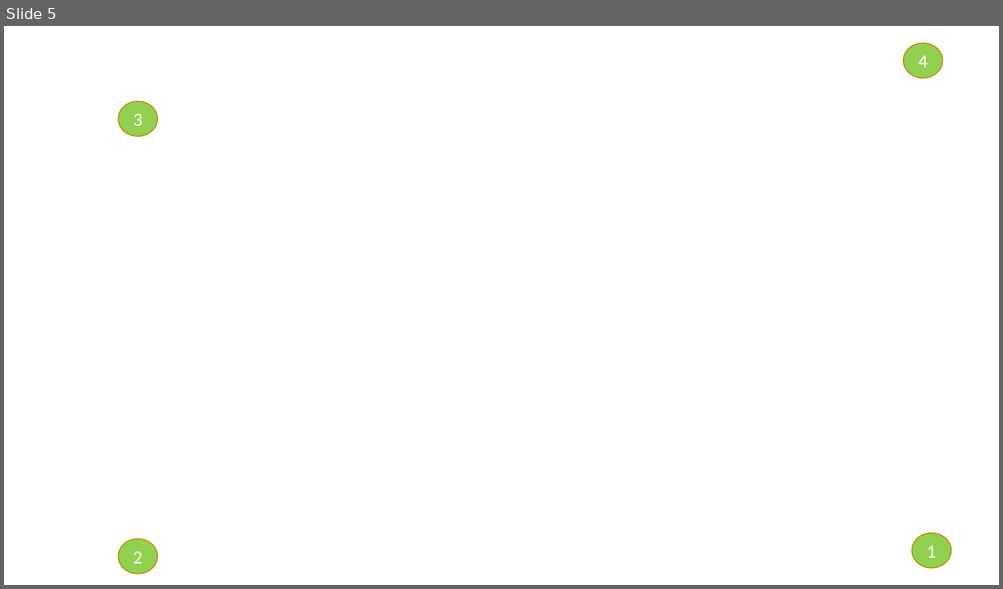
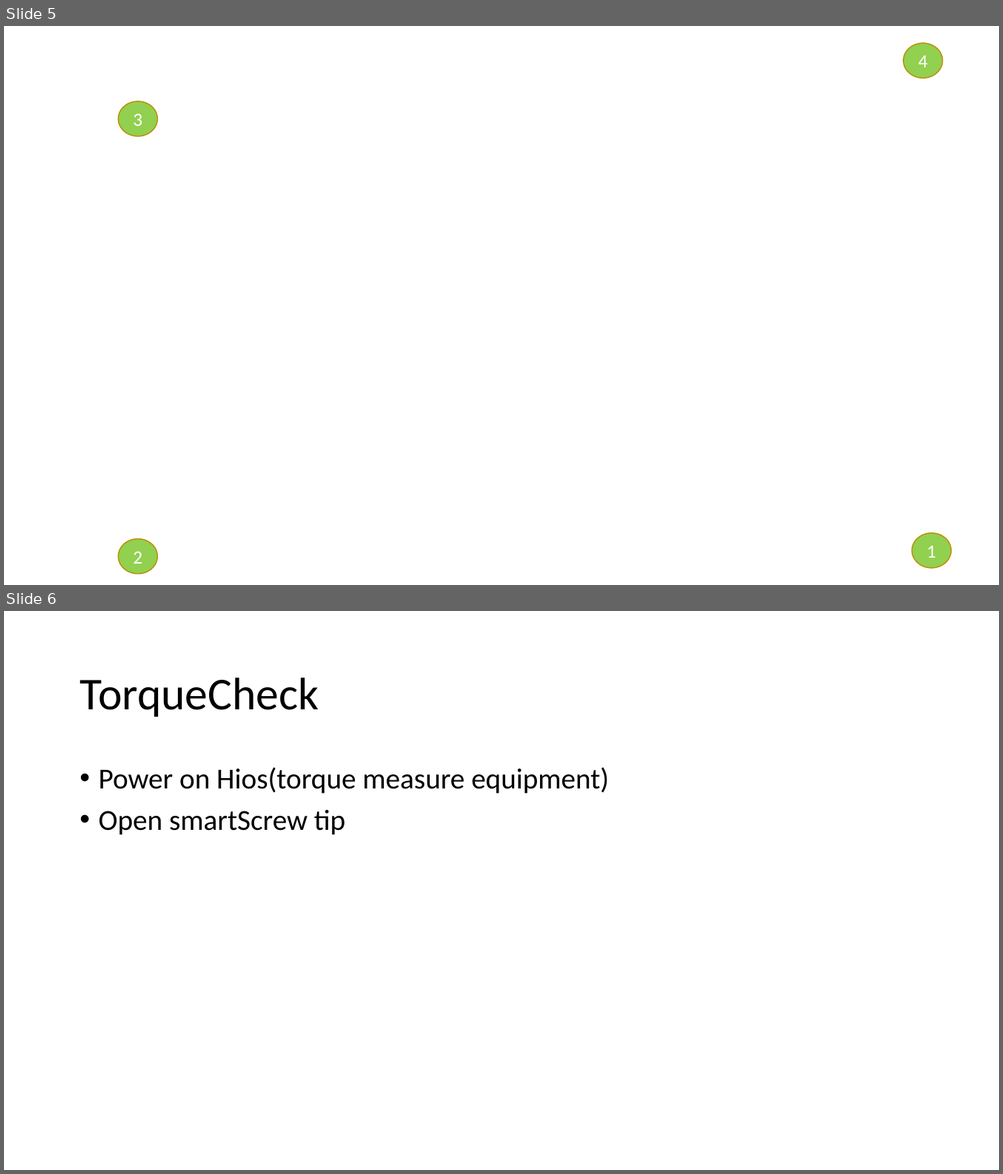
Before and after one commit to NavakhunBuachan/AutomatedTightening, a slide deck: Picture.pptx. Shown one above the other, each under a label of ours: slide 5 before the commit, slides 5 and 6 after it. The pictures are 1003x589 and 1003x1174 pixels, drawn with LibreOffice and Linux fonts; fonts in the diff are those of the drawing; background and template pictures are left out. Boxes give left, top, right and bottom in pixels: in the first picture for what was removed or moved away, otherwise in the second. Text is boxed around its words. In the diff, an @@ line names an element or a change of style, - is before the commit and + after.

Commit message:
Added torqueCheck feature

```diff
--- a/Picture.pptx
+++ b/Picture.pptx
@@ slide 6 added at [4, 611, 999, 1170], background #FFFFFF @@
@@ title added at [79, 678, 318, 717], 44 pt, text #000000 @@
+TorqueCheck
@@ text added at [99, 767, 609, 835], 28 pt, text #000000 @@
+• Power on Hios(torque measure equipment)
+• Open smartScrew tip
```
Also in this commit, not shown: 20 other files.
